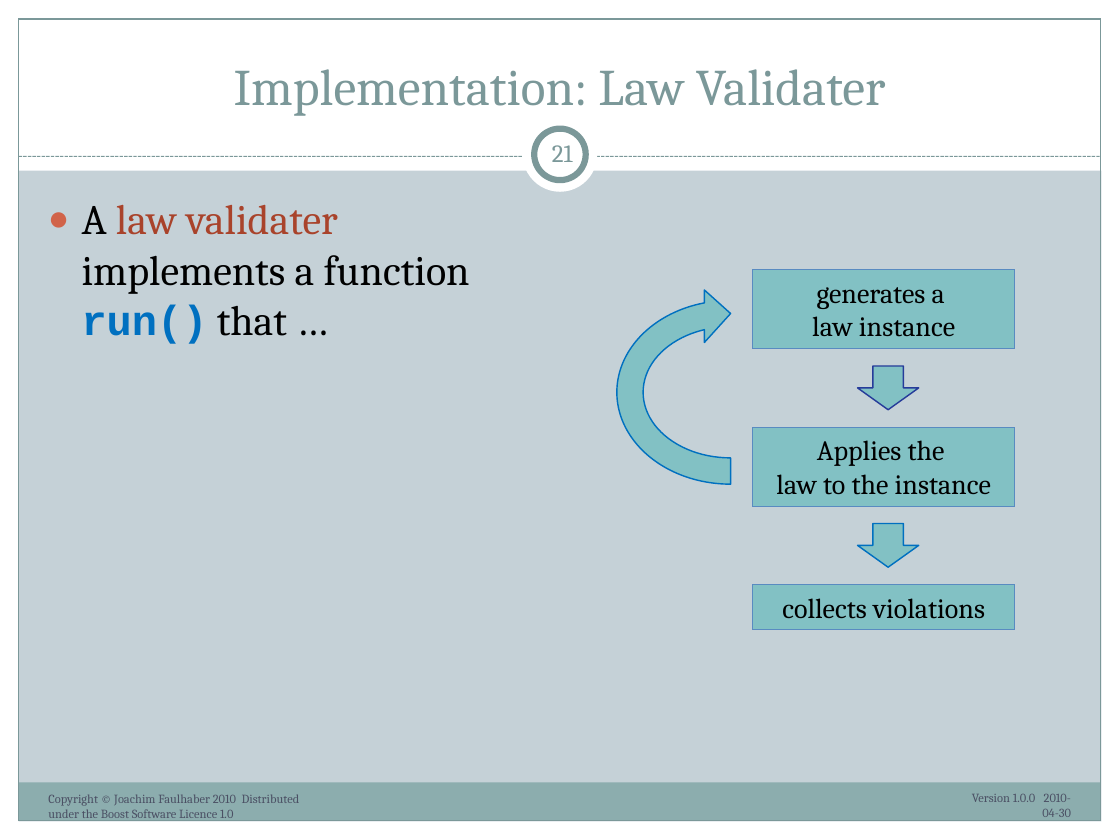
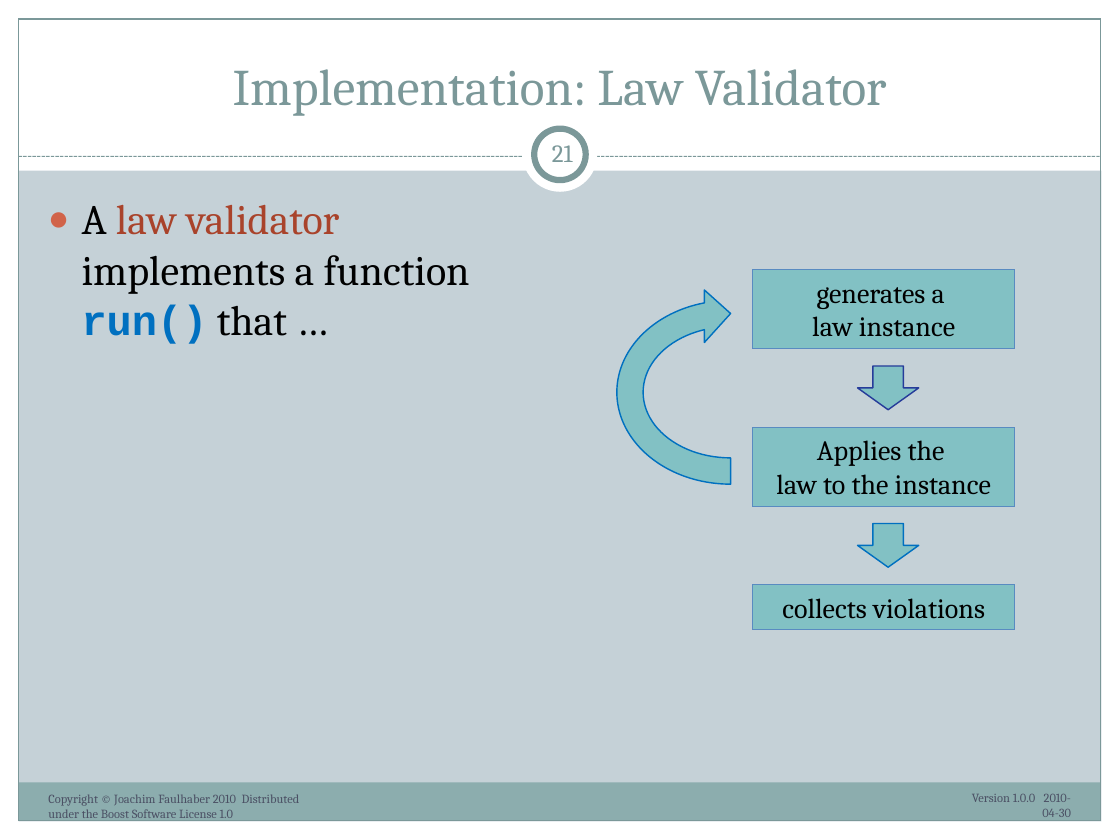
Before and after one commit to ryppl/boost-history, a slide deck: slide 21 of itl/libs/validate/doc/boostcon2010/BoostAlabaster.pptx. Drawn at 1120x840 pixels with LibreOffice and Linux fonts; fonts in the diff are those of the drawing. Boxes give left, top, right and bottom in pixels: in the first picture for what was removed or moved away, otherwise in the second. Text is boxed around its words. In the diff, an @@ line names an element or a change of style, - is before the commit and + after.

Commit message:
Refactored concept_validaters: Moved replicated code to base class. Added alabaster examples for boostcon2010.
SVN-Revision: 61735

```diff
--- a/itl/libs/validate/doc/boostcon2010/BoostAlabaster.pptx
+++ b/itl/libs/validate/doc/boostcon2010/BoostAlabaster.pptx
@@ title at (233, 69, 887, 116): text changed @@
-Implementation: Law Validater
+Implementation: Law Validator
@@ text at (82, 205, 470, 344): text changed @@
-● A law validater implements a function run() that …
+● A law validator implements a function run() that …
@@ text at (48, 794, 300, 818): text changed @@
-Copyright © Joachim Faulhaber 2010 Distributed under the Boost Software Licence 1.0
+Copyright © Joachim Faulhaber 2010 Distributed under the Boost Software License 1.0
```
Also in this commit, not shown: 43 other slides changed, 28 other files.
